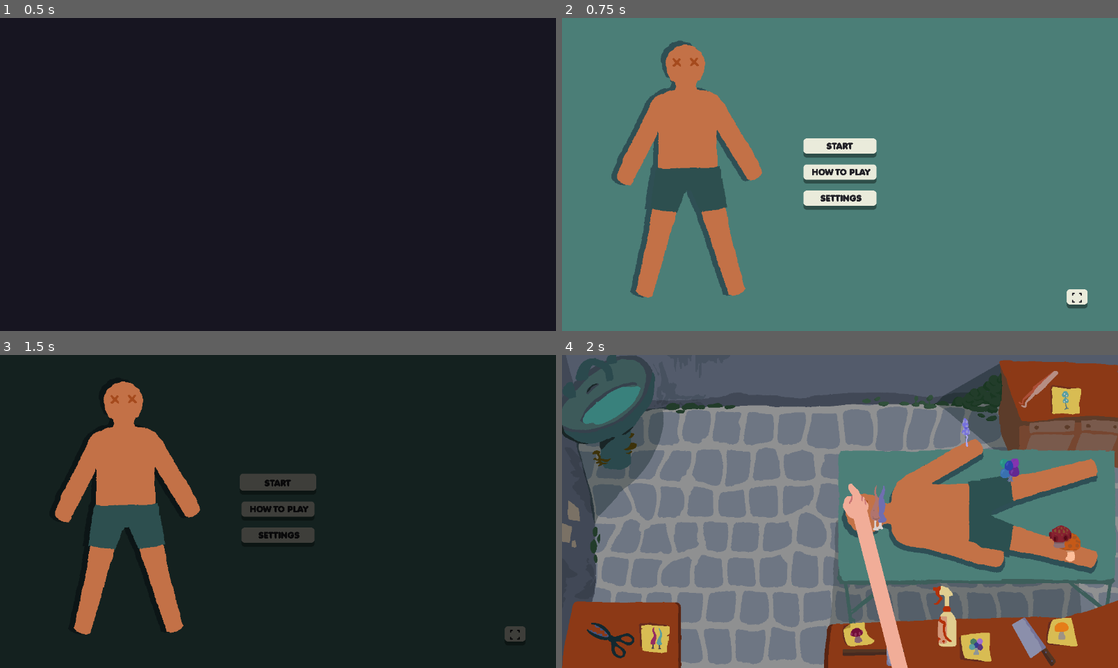
Above: before the commit, frames 1-4 (two rows, left to right).
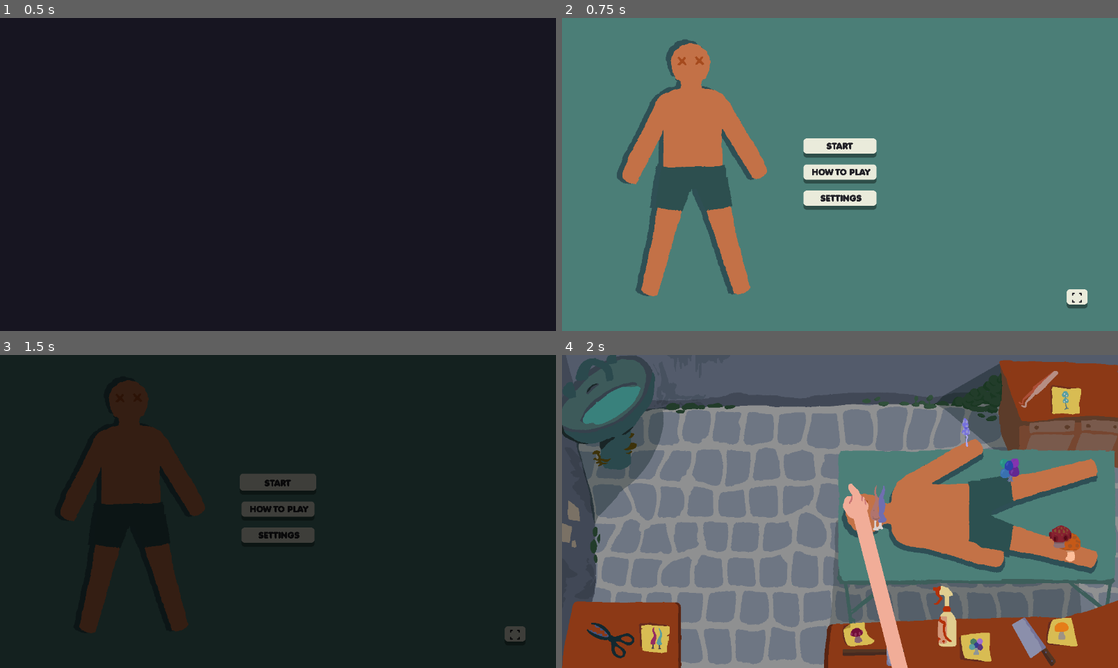
Above: after the commit, the same moments.

Repository: IsaacCerejo/wild-jam-87
Game: Godot game, scene res://scenes/splash_screen_manager/splash_screen_manager.tscn
The game is run twice, just before and just after one commit, with the same random seed, the same clock (stepped at 60 frames per second) and the same inputs. The engine's default icon, where the game draws it, is replaced by a stand-in: a white triangle on a blue panel in a dark square. Sound files missing from this copy of the repository are replaced by a short silence.
Inputs (mouse positions are in pixels of both pictures, inside the frame that each line leads up to):
- Up to frame 1 (0.5 s): no input
- Up to frame 2 (0.75 s): tap Enter at 0.5 s; move the mouse to (962, 158) at 0.52 s; click (962, 158) at 0.67 s
- Up to frame 3 (1.5 s): click "START" at 1.25 s
- Up to frame 4 (2 s): no input

Frame 1 is identical in both runs. In frame 2, 4.1% of the frame differs, in the area x 8-37%, y 6-90%; in frame 3, 9.8%, in the area x 9-37%, y 8-90%; in frame 4, nothing differs.

Commit message:
asset: menu pacient png

Diff:
--- a/resources/themes/general_theme.tres
+++ b/resources/themes/general_theme.tres
@@ -69,7 +69,7 @@
 anti_aliasing = false
 
 [sub_resource type="StyleBoxFlat" id="StyleBoxFlat_7wj0h"]
-bg_color = Color(0.11372549, 0.11372549, 0.12156863, 1)
+bg_color = Color(0.2635563, 0.44873983, 0.42344528, 1)
 corner_radius_top_left = 8
 corner_radius_top_right = 8
 corner_radius_bottom_right = 8
@@ -124,6 +124,7 @@
 LineEdit/styles/focus = SubResource("StyleBoxFlat_yfmy3")
 LineEdit/styles/normal = SubResource("StyleBoxFlat_4440x")
 Panel/styles/panel = SubResource("StyleBoxFlat_7wj0h")
+PanelContainer/styles/panel = SubResource("StyleBoxFlat_7wj0h")
 ProgressBar/styles/background = SubResource("StyleBoxFlat_6kuxg")
 ProgressBar/styles/fill = SubResource("StyleBoxFlat_vhdrr")
 RichTextLabel/colors/default_color = Color(0.67058825, 0.27450982, 0.27450982, 1)
--- a/scenes/main_game/hud.tscn
+++ b/scenes/main_game/hud.tscn
@@ -1,8 +1,17 @@
-[gd_scene load_steps=4 format=3 uid="uid://dyw0n07n1jck7"]
+[gd_scene load_steps=5 format=3 uid="uid://dyw0n07n1jck7"]
 
-[ext_resource type="Script" uid="uid://cmwyty2v52l2y" path="res://scripts/main_game/hud.gd" id="1_haqa6"]
+[ext_resource type="Script" path="res://scripts/main_game/hud.gd" id="1_haqa6"]
 [ext_resource type="Theme" uid="uid://2ek7eagjo7f0" path="res://resources/themes/general_theme.tres" id="1_vbvyk"]
 [ext_resource type="Script" uid="uid://dao7fj2pl4bg3" path="res://scripts/main_game/time_bar.gd" id="2_haqa6"]
+
+[sub_resource type="StyleBoxFlat" id="StyleBoxFlat_haqa6"]
+bg_color = Color(0.92156863, 0.9254902, 0.8627451, 1)
+border_color = Color(0.18431373, 0.30980393, 0.2901961, 1)
+corner_radius_top_left = 12
+corner_radius_top_right = 12
+corner_radius_bottom_right = 12
+corner_radius_bottom_left = 12
+anti_aliasing = false
 
 [node name="HUD" type="MarginContainer"]
 anchors_preset = 15
@@ -19,7 +28,9 @@
 [node name="HBoxContainer" type="HBoxContainer" parent="."]
 custom_minimum_size = Vector2(0, 50)
 layout_mode = 2
+size_flags_horizontal = 4
 size_flags_vertical = 0
+theme_override_constants/separation = 75
 
 [node name="TimeBar" type="ProgressBar" parent="HBoxContainer"]
 unique_name_in_owner = true
@@ -29,6 +40,7 @@
 size_flags_vertical = 4
 mouse_filter = 2
 theme = ExtResource("1_vbvyk")
+theme_override_styles/background = SubResource("StyleBoxFlat_haqa6")
 max_value = 60.0
 show_percentage = false
 script = ExtResource("2_haqa6")
--- a/scenes/start_menu/start_menu.tscn
+++ b/scenes/start_menu/start_menu.tscn
@@ -5,7 +5,7 @@
 [ext_resource type="Texture2D" uid="uid://bdpgwda84gcms" path="res://assets/start_menu/icons/fullscreen_icon.png" id="3_rudpn"]
 [ext_resource type="PackedScene" uid="uid://bp7pspq4knti5" path="res://scenes/start_menu/options_menu.tscn" id="4_eum3g"]
 [ext_resource type="PackedScene" uid="uid://2i316e7renfb" path="res://scenes/start_menu/how_to_play_menu.tscn" id="5_gu1vn"]
-[ext_resource type="PackedScene" uid="uid://cypx2cfe52eck" path="res://scenes/main_game/patient_tutorial.tscn" id="6_tj3dw"]
+[ext_resource type="Texture2D" uid="uid://bh2ctcktws0kg" path="res://assets/patient/patient_with_shadow_for_menu.png" id="6_tj3dw"]
 
 [node name="StartMenu" type="Control"]
 layout_mode = 3
@@ -106,9 +106,9 @@
 visible = false
 layout_mode = 1
 
-[node name="Patient" parent="." instance=ExtResource("6_tj3dw")]
-position = Vector2(294, 349)
-rotation = 1.548581
+[node name="patient" type="Sprite2D" parent="."]
+position = Vector2(299, 345)
+texture = ExtResource("6_tj3dw")
 
 [connection signal="pressed" from="ButtonContainer/StartButton" to="." method="_on_start_button_pressed"]
 [connection signal="pressed" from="ButtonContainer/HowToPlayButton" to="." method="_on_how_to_play_button_pressed"]
Binary file added: assets/patient/patient_with_shadow_for_menu.png
Not shown, added: assets/patient/patient_with_shadow_for_menu.png.import
